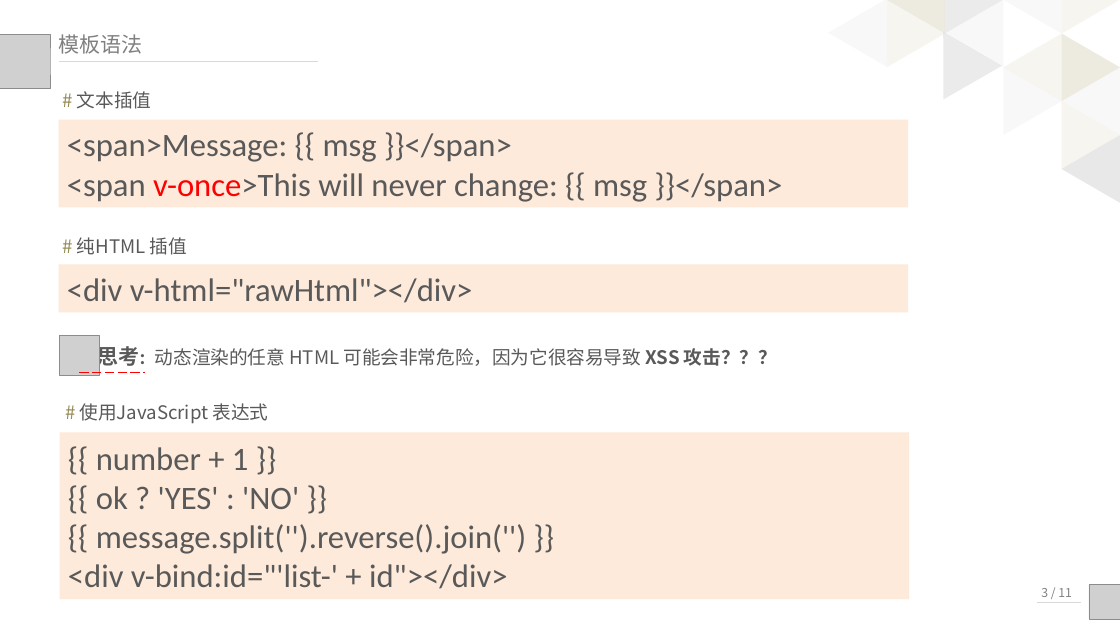
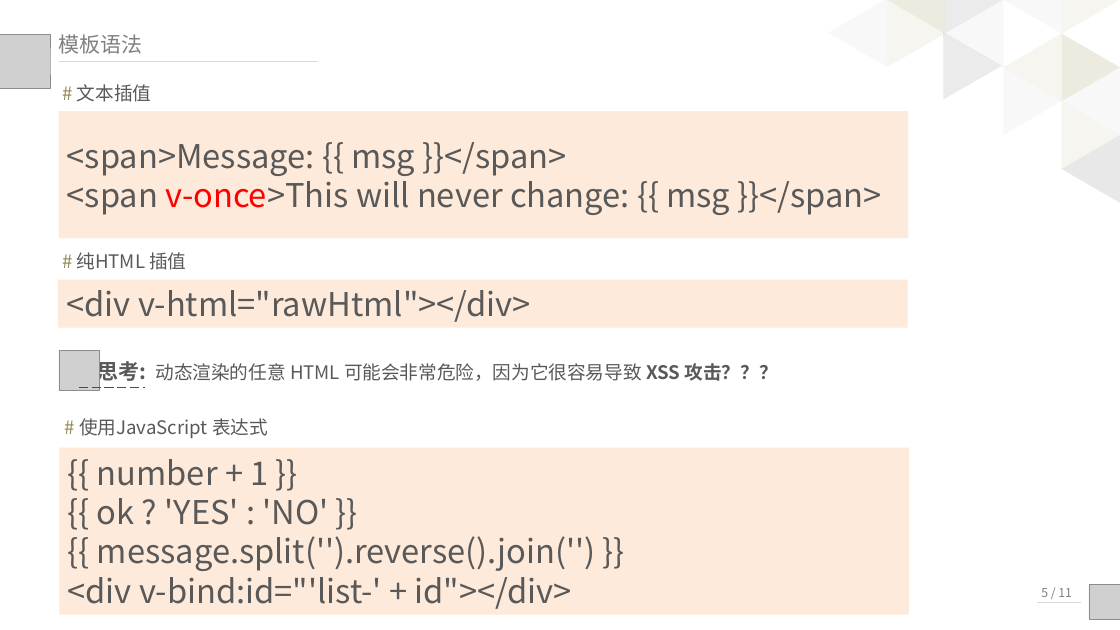
Before and after one commit to palmerye/Vue-Classroom, a slide deck: slide 6 of Presentation/Vue入门.pptx. Drawn at 1120x630 pixels with LibreOffice and Linux fonts; fonts in the diff are those of the drawing; grey boxes stand for pictures. Boxes give left, top, right and bottom in pixels: in the first picture for what was removed or moved away, otherwise in the second. Text is boxed around its words. In the diff, an @@ line names an element or a change of style, - is before the commit and + after.

```diff
--- a/Presentation/Vue入门.pptx
+++ b/Presentation/Vue入门.pptx
@@ text "# 文本插值": place and size @@
-text "# 文本插值" at (77, 91, 151, 109)
+text "# 文本插值" at (77, 84, 151, 102)
@@ font Calibri to Noto Sans CJK SC in 3 elements at (60, 448, 909, 615), (58, 280, 907, 328), (59, 111, 908, 238) @@
@@ rectangle "<span>Message: {{ msg }}</span>": place and size @@
-rectangle "<span>Message: {{ msg }}</span>" at (59, 120, 908, 208)
+rectangle "<span>Message: {{ msg }}</span>" at (59, 111, 908, 238)
@@ text "思考: 动态渲染的任意 HTML 可能会非常危险，因为它很容易导致 XSS ..." at (97, 358, 778, 384): font Calibri to Noto Sans CJK SC in "思考:" @@
@@ 3 texts, 2 rectangles, 1 picture, 1 line: place and size @@
-3 texts, 2 rectangles, 1 picture, 1 line at (59, 237, 909, 600)
+3 texts, 2 rectangles, 1 picture, 1 line at (58, 252, 909, 615)
@@ text at (1041, 588, 1072, 597): text changed @@
-3 / 11
+5 / 11
```
Also in this commit, not shown: 5 other slides changed, 11 slides added, 2 slides removed, 1 other file.
